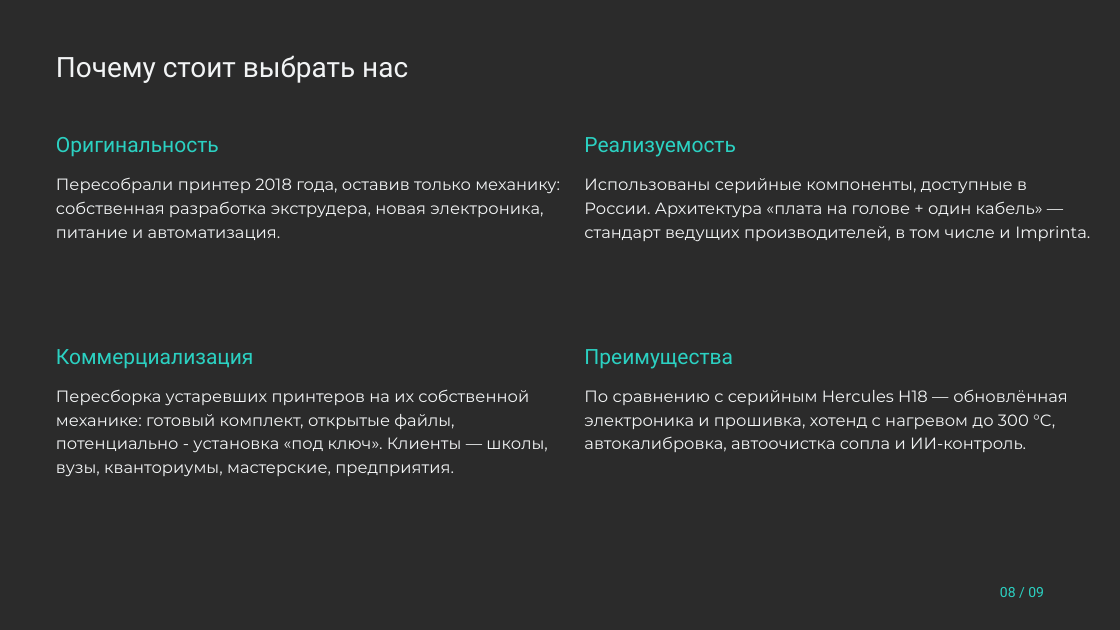
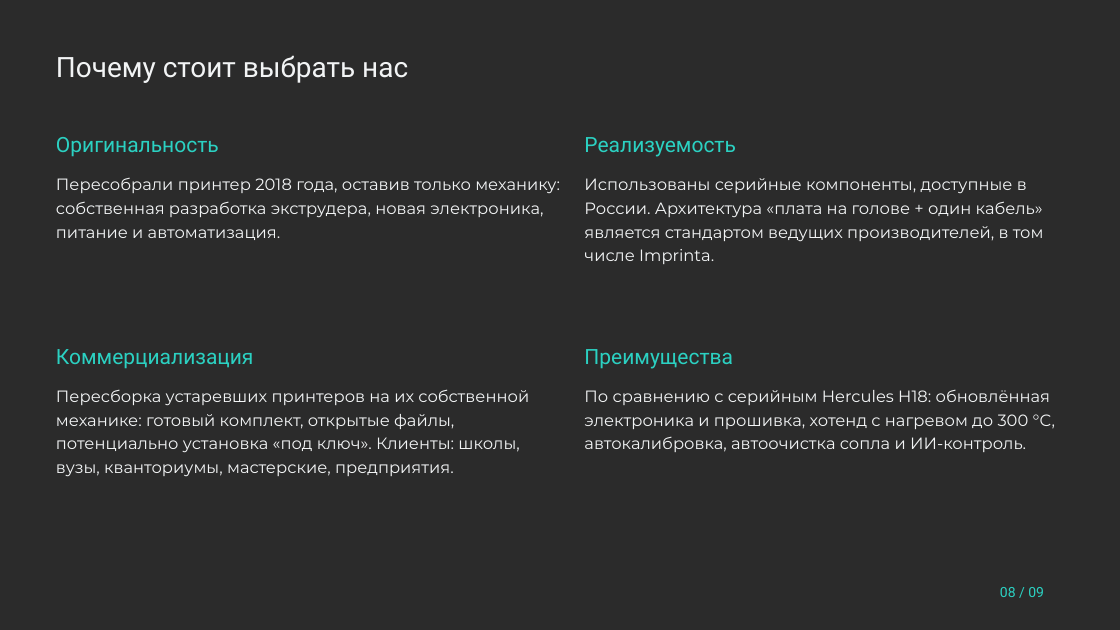
Before and after one commit to pmixay/3d-project, a slide deck: slide 8 of submission/Hefest_prezentaciya.pptx. Drawn at 1120x630 pixels with LibreOffice and Linux fonts; fonts in the diff are those of the drawing; background and template pictures are left out; a plain dark background stands for a picture behind light text. Boxes give left, top, right and bottom in pixels: in the first picture for what was removed or moved away, otherwise in the second. Text is boxed around its words. In the diff, an @@ line names an element or a change of style, - is before the commit and + after.

```diff
--- a/submission/Hefest_prezentaciya.pptx
+++ b/submission/Hefest_prezentaciya.pptx
@@ text at (x1=584, y1=178, x2=1044, y2=264): text changed @@
-Использованы серийные компоненты, доступные в России. Архитектура «плата на голове + один кабель» — стандарт ведущих производителей, в том числе и Imprinta.
+Использованы серийные компоненты, доступные в России. Архитектура «плата на голове + один кабель» является стандартом ведущих производителей, в том числе Imprinta.
@@ text at (x1=56, y1=389, x2=529, y2=477): text changed @@
-Пересборка устаревших принтеров на их собственной механике: готовый комплект, открытые файлы, потенциально - установка «под ключ». Клиенты — школы, вузы, кванториумы, мастерские, предприятия.
+Пересборка устаревших принтеров на их собственной механике: готовый комплект, открытые файлы, потенциально установка «под ключ». Клиенты: школы, вузы, кванториумы, мастерские, предприятия.
@@ text at (x1=584, y1=390, x2=1055, y2=452): text changed @@
-По сравнению с серийным Hercules H18 — обновлённая электроника и прошивка, хотенд с нагревом до 300 °C, автокалибровка, автоочистка сопла и ИИ-контроль.
+По сравнению с серийным Hercules H18: обновлённая электроника и прошивка, хотенд с нагревом до 300 °C, автокалибровка, автоочистка сопла и ИИ-контроль.
```
Also in this commit, not shown: 8 other slides changed, 5 other files.
